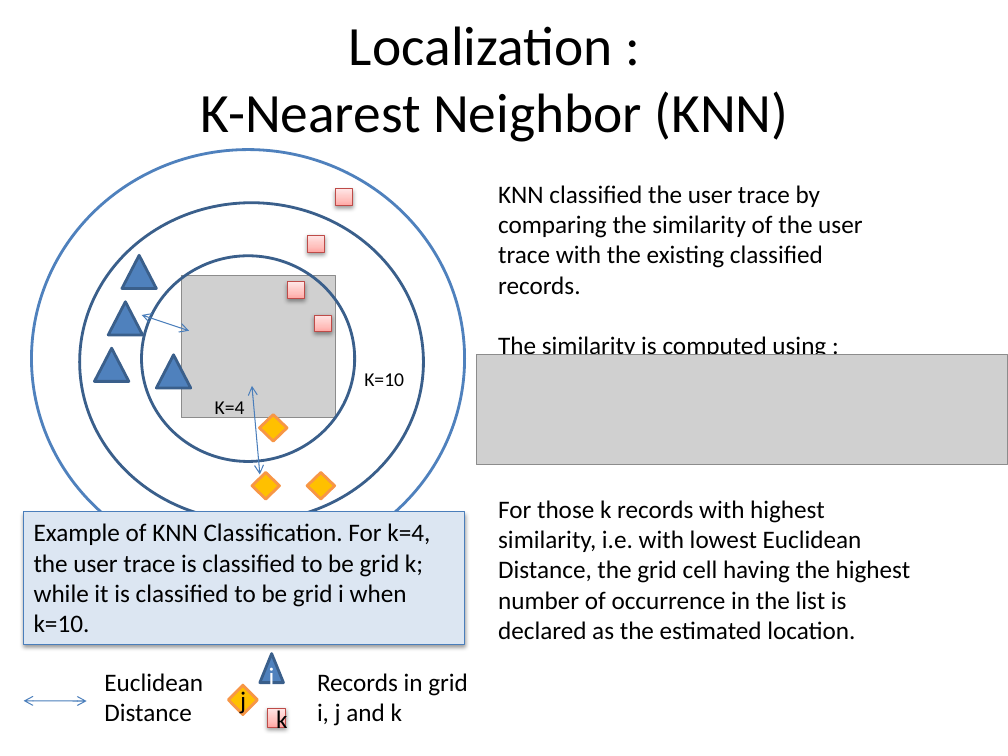
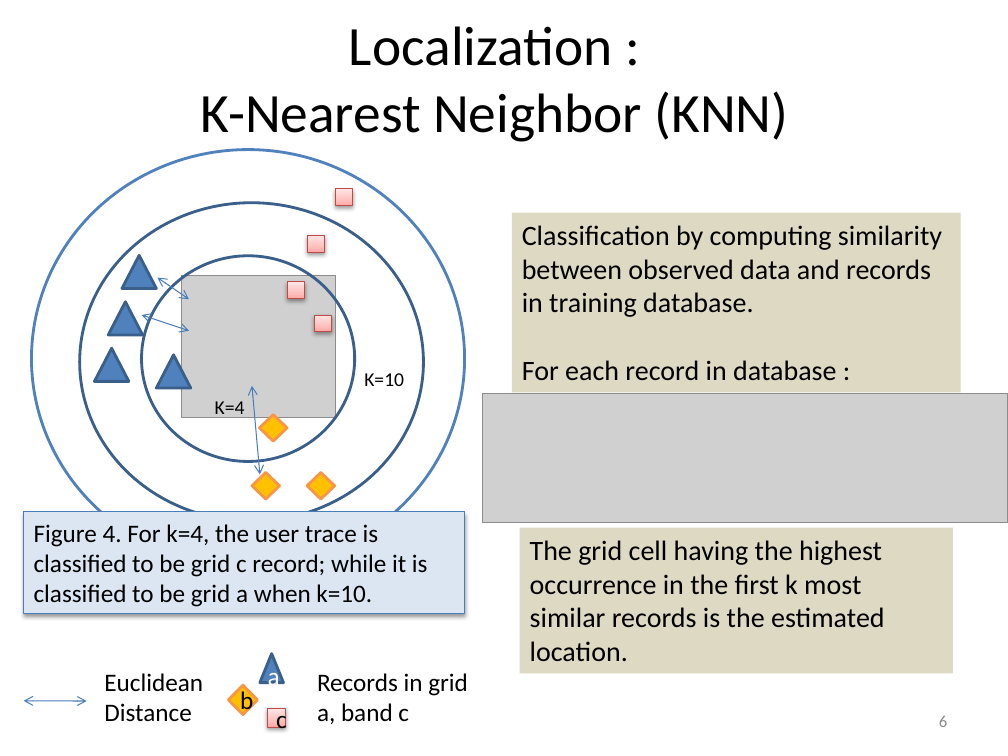
Before and after one commit to venkinarla/qya2, a slide deck: slide 6 of Final Year Porject (QYA2).pptx. Drawn at 1008x756 pixels with LibreOffice and Linux fonts; fonts in the diff are those of the drawing; grey boxes stand for pictures. Boxes give left, top, right and bottom in pixels: in the first picture for what was removed or moved away, otherwise in the second. Text is boxed around its words. In the diff, an @@ line names an element or a change of style, - is before the commit and + after.

Commit message:
ppt

```diff
--- a/Final Year Porject (QYA2).pptx
+++ b/Final Year Porject (QYA2).pptx
@@ rectangle "Classification by computing similarity between ..." at (x1=512, y1=213, x2=961, y2=392): fill none to #DDD9C3 @@
@@ rectangle "Classification by computing similarity between ..." resized from (x1=498, y1=185, x2=862, y2=355) to (x1=512, y1=213, x2=961, y2=392) @@
@@ text in rectangle at (x1=522, y1=225, x2=942, y2=380): text changed; size 18 to 20 pt @@
-KNN classified the user trace by comparing the similarity of the user trace with the existing classified records.
-The similarity is computed using :
+Classification by computing similarity between observed data and records in training database.
+For each record in database :
@@ double arrow added from (157, 277) to (188, 299), #4B7EBC 0.75 pt @@
@@ picture removed at (x1=477, y1=355, x2=1008, y2=465) @@
@@ picture added at (x1=483, y1=394, x2=1008, y2=523) @@
@@ rectangle "Figure 4. For k=4, the ..." resized from (x1=23, y1=512, x2=465, y2=644) to (x1=23, y1=512, x2=465, y2=614) @@
@@ text in rectangle at (x1=34, y1=524, x2=428, y2=607): text changed @@
-Example of KNN Classification. For k=4, the user trace is classified to be grid k; while it is classified to be grid i when k=10.
+Figure 4. For k=4, the user trace is classified to be grid c record; while it is classified to be grid a when k=10.
@@ rectangle "The grid cell having the ..." resized from (x1=498, y1=500, x2=911, y2=640) to (x1=520, y1=527, x2=954, y2=673) @@
@@ rectangle "The grid cell having the ..." at (x1=520, y1=527, x2=954, y2=673): fill none to #DDD9C3 @@
@@ text in rectangle at (x1=530, y1=540, x2=885, y2=661): text changed; size 18 to 20 pt @@
-For those k records with highest similarity, i.e. with lowest Euclidean Distance, the grid cell having the highest number of occurrence in the list is declared as the estimated location.
+The grid cell having the highest occurrence in the first k most similar records is the estimated location.
@@ text in diamond at (x1=240, y1=689, x2=253, y2=716): text changed @@
-j
+b
@@ text in triangle at (x1=268, y1=664, x2=280, y2=691): text changed @@
-i
+a
@@ text at (x1=317, y1=673, x2=468, y2=724): text changed @@
-Records in grid i, j and k
+Records in grid a, band c
@@ text in rectangle at (x1=276, y1=707, x2=287, y2=734): text changed @@
-k
+c
@@ page number added at (x1=939, y1=716, x2=947, y2=727), 12 pt, text #8C8C8C @@
+6
```
Also in this commit, not shown: 7 other slides changed, 5 slides added, 1 other file.
